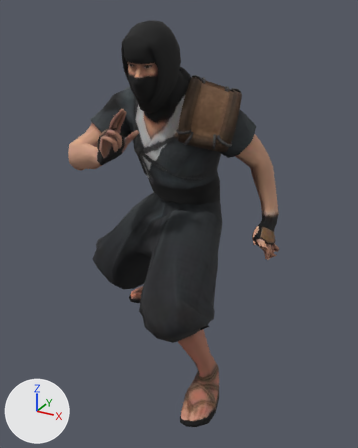
Renders of the glTF model public/assets/unit-models/33-shinobi.glb from each side of a commit.
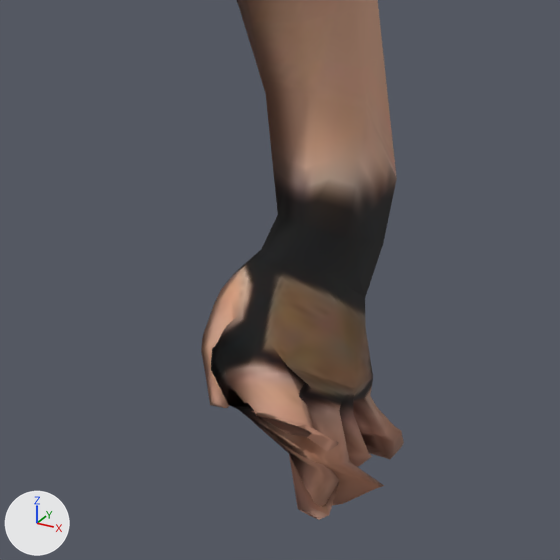
There are two pictures of each version: one whole from a 50 mm camera at (1.135, -1.921, 1.754) aimed at (0.051, 0.05, 0.768), one close up on the part from 63% to 84% of the width and 42% to 59% of the height. Arrows for +X, +Y and +Z are at lower left; the lights stay in place. The last two pictures show the newer version. Vertices at exactly the same position are counted once.
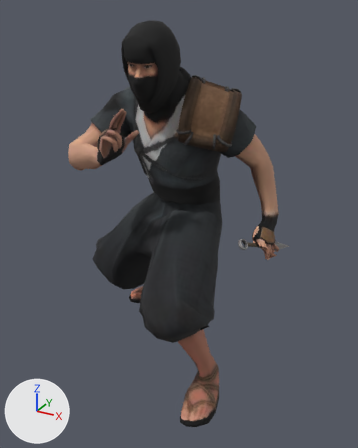
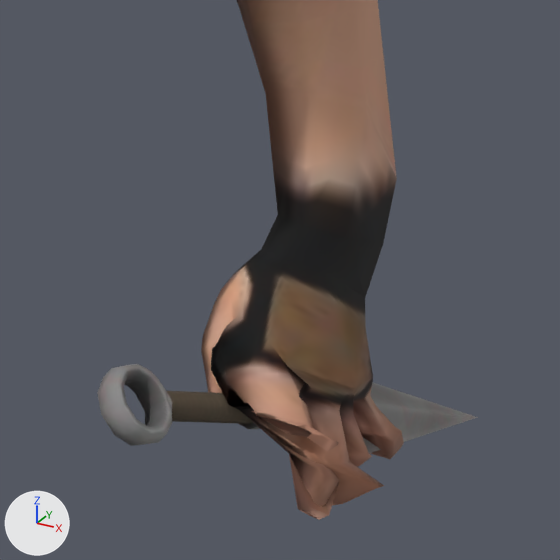
Boxes [x1, y1, x2, y2] around the edits, measured in the close-ups (560 x 560 px):
'Mesh_0', reshaped: before [201, 0, 404, 520]; after [97, 0, 478, 520]
part 1 of me_mesh_0, added: after [97, 364, 478, 453]

The change, as a diff of the scene's bpy script:
```diff
--- a/public/assets/unit-models/33-shinobi.glb.py
+++ b/public/assets/unit-models/33-shinobi.glb.py
@@ img_image_1 @@
+img_image_1 = load_image('Image_1', '_unpacked/Image_1', 512, 512, 'sRGB')
@@ mat_material_1 @@
+mat_material_1 = principled_material('Material_1')
+mat_material_1.texture = img_image_1
+mat_material_1.metallic = 0.05
+mat_material_1.roughness = 0.85
@@ me_mesh_0 @@
 # used by ob_mesh_0; location = (0.0, 0.0, 0.0)
-me_mesh_0.from_pydata(...)  # 2291 vertices, 4574 faces; spans x -0.57..0.53, y -0.47..0.58, z 0.0..1.7
+me_mesh_0.from_pydata(...)  # 2409 vertices, 4810 faces; spans x -0.57..0.54, y -0.47..0.58, z 0.0..1.7
+# me_mesh_0 part 1: a new loose piece of 118 vertices spanning x 0.4..0.54, y -0.05..0.31, z 0.65..0.8, in mat_material_1 (picture img_image_1)
 me_mesh_0.materials.append(mat_material_0)
+me_mesh_0.materials.append(mat_material_1)  # picture img_image_1
```
